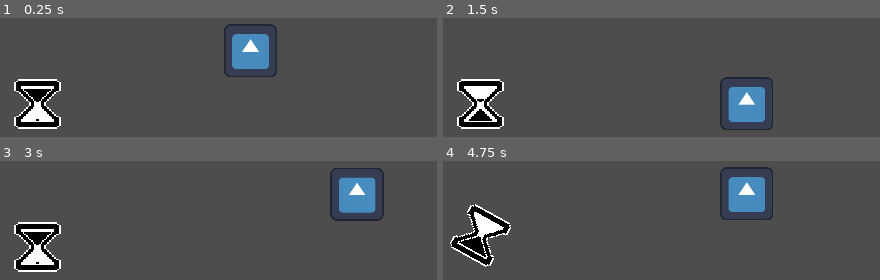
Above: before the commit, frames 1-4 (two rows, left to right).
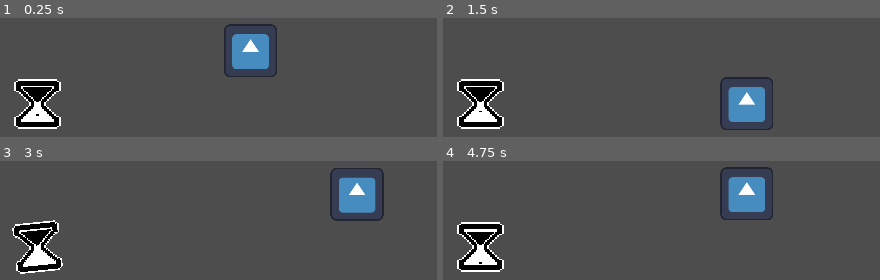
Above: after the commit, the same moments.

Repository: Raisinaut/Micro-Jam-034
Game: Godot game, scene res://Levels/test_level.tscn
The game is run twice, just before and just after one commit, with the same random seed, the same clock (stepped at 60 frames per second) and the same inputs. The engine's default icon, where the game draws it, is replaced by a stand-in: a white triangle on a blue panel in a dark square.
Inputs:
- Up to frame 1 (0.25 s): no input
- Up to frame 2 (1.5 s): tap Enter at 0.5 s; hold D (move_right) 0.53-1.28 s; hold S (move_down) from 1.28 s (still down)
- Up to frame 3 (3 s): release S (move_down) at 2.03 s; hold D (move_right) 2.03-2.78 s; hold W (move_up) from 2.78 s (still down)
- Up to frame 4 (4.75 s): tap Space at 3.5 s; release W (move_up) at 3.53 s; hold A (move_left) from 3.53 s (still down)

The runs differ from the first frame. In frame 1, 0.1% of the frame differs, in the area x 5-12%, y 57-87%; in frame 2, 0.8%; in frame 3, 1.3%; in frame 4, 4.0%, in the area x 1-16%, y 36-94%.

Commit message:
modified depletion rate of hourglass

Diff:
--- a/Godot/defense-game/Autoloads/sync_manager.gd
+++ b/Godot/defense-game/Autoloads/sync_manager.gd
@@ -4,7 +4,7 @@
 
 @onready var timer = $Timer
 
-@export var interval_length = 0.2 # seconds
+@export var interval_length = 1.0 # seconds
 
 
 func _ready() -> void:
--- a/Godot/defense-game/Objects/hourglass.gd
+++ b/Godot/defense-game/Objects/hourglass.gd
@@ -1,4 +1,6 @@
 extends Node2D
+
+@export var progress_curve : Curve
 
 @onready var glass = $Offset/Glass
 @onready var sand_top = $Offset/Glass/SandTop
@@ -6,23 +8,31 @@
 @onready var sand_drip = $Offset/Glass/SandDrip
 @onready var animator = $AnimationPlayer
 
-@onready var frame_count = sand_top.hframes
-
+@onready var sand_frame_count = sand_top.hframes
 var sand_idx = 0 : set = set_sand_idx
+var max_ticks = 10
+var tick_count = 0
 
 
 func _ready() -> void:
-	SyncManager.tick.connect(progress_sand)
+	sand_drip.play("default")
+	SyncManager.tick.connect(_on_tick)
 
-func progress_sand():
-	if sand_idx >= frame_count-1:
+func _on_tick():
+	tick_count += 1
+	var tick_progress = remap(tick_count, 0, max_ticks, 0, 1)
+	var curved_progress = progress_curve.sample(tick_progress)
+	sand_idx = lerp(0, sand_frame_count-1, curved_progress)
+	animator.play("bump")
+	if tick_count >= max_ticks:
 		flip()
-		return
-	sand_idx += 1
+		tick_count = 0
 
 func flip():
+	sand_drip.play("stop")
 	animator.play("flip")
 	await animator.animation_finished
+	sand_drip.play("default")
 	glass.rotation = 0
 	sand_idx = 0
 
--- a/Godot/defense-game/Objects/hourglass.tscn
+++ b/Godot/defense-game/Objects/hourglass.tscn
@@ -1,8 +1,81 @@
-[gd_scene load_steps=9 format=3 uid="uid://b076w8dhkuj4u"]
+[gd_scene load_steps=19 format=3 uid="uid://b076w8dhkuj4u"]
 
 [ext_resource type="Texture2D" uid="uid://bbywsd1fx2n5f" path="res://Textures/Objects/hourglass/hourglass_glass.png" id="1_erilt"]
 [ext_resource type="Script" path="res://Objects/hourglass.gd" id="1_i17mv"]
 [ext_resource type="Texture2D" uid="uid://cslm3btdx7lw4" path="res://Textures/Objects/hourglass/hourglass_sand.png" id="1_x8v8c"]
+
+[sub_resource type="Curve" id="Curve_gfevy"]
+_data = [Vector2(0, 0), 0.0, 0.197314, 0, 0, Vector2(1, 1), 2.1405, 0.0, 0, 0]
+point_count = 2
+
+[sub_resource type="AtlasTexture" id="AtlasTexture_scxj0"]
+atlas = ExtResource("1_x8v8c")
+region = Rect2(0, 64, 32, 32)
+
+[sub_resource type="AtlasTexture" id="AtlasTexture_i3s6y"]
+atlas = ExtResource("1_x8v8c")
+region = Rect2(32, 64, 32, 32)
+
+[sub_resource type="AtlasTexture" id="AtlasTexture_kvgdr"]
+atlas = ExtResource("1_x8v8c")
+region = Rect2(64, 64, 32, 32)
+
+[sub_resource type="AtlasTexture" id="AtlasTexture_prne3"]
+atlas = ExtResource("1_x8v8c")
+region = Rect2(96, 64, 32, 32)
+
+[sub_resource type="AtlasTexture" id="AtlasTexture_suukn"]
+atlas = ExtResource("1_x8v8c")
+region = Rect2(128, 64, 32, 32)
+
+[sub_resource type="AtlasTexture" id="AtlasTexture_emlof"]
+atlas = ExtResource("1_x8v8c")
+region = Rect2(160, 64, 32, 32)
+
+[sub_resource type="AtlasTexture" id="AtlasTexture_80nfp"]
+atlas = ExtResource("1_x8v8c")
+region = Rect2(192, 64, 32, 32)
+
+[sub_resource type="AtlasTexture" id="AtlasTexture_8d3cc"]
+atlas = ExtResource("1_x8v8c")
+region = Rect2(192, 64, 32, 32)
+
+[sub_resource type="SpriteFrames" id="SpriteFrames_3fntn"]
+animations = [{
+"frames": [{
+"duration": 1.0,
+"texture": SubResource("AtlasTexture_scxj0")
+}, {
+"duration": 1.0,
+"texture": SubResource("AtlasTexture_i3s6y")
+}, {
+"duration": 1.0,
+"texture": SubResource("AtlasTexture_kvgdr")
+}, {
+"duration": 1.0,
+"texture": SubResource("AtlasTexture_prne3")
+}, {
+"duration": 1.0,
+"texture": SubResource("AtlasTexture_suukn")
+}, {
+"duration": 1.0,
+"texture": SubResource("AtlasTexture_emlof")
+}, {
+"duration": 1.0,
+"texture": SubResource("AtlasTexture_80nfp")
+}],
+"loop": true,
+"name": &"default",
+"speed": 16.0
+}, {
+"frames": [{
+"duration": 1.0,
+"texture": SubResource("AtlasTexture_8d3cc")
+}],
+"loop": true,
+"name": &"stop",
+"speed": 5.0
+}]
 
 [sub_resource type="Animation" id="Animation_vrw7l"]
 length = 0.001
@@ -51,7 +124,7 @@
 tracks/1/loop_wrap = true
 tracks/1/keys = {
 "handle_modes": PackedInt32Array(0, 0),
-"points": PackedFloat32Array(3, -0.166667, 0.100005, 0.0999999, 0.100901, 3.142, -0.0666666, -0.0148706, 0, 0),
+"points": PackedFloat32Array(-0.1, -0.166667, 0.100005, 0.0999999, 0.100901, 0, -0.0666666, -0.0148706, 0, 0),
 "times": PackedFloat32Array(0, 0.2)
 }
 
@@ -92,7 +165,9 @@
 size = Vector2(32, 32)
 
 [node name="Hourglass" type="Node2D"]
+position = Vector2(245, 166)
 script = ExtResource("1_i17mv")
+progress_curve = SubResource("Curve_gfevy")
 
 [node name="Offset" type="Node2D" parent="."]
 
@@ -113,13 +188,10 @@
 vframes = 3
 frame = 10
 
-[node name="SandDrip" type="Sprite2D" parent="Offset/Glass"]
-visible = false
-texture_filter = 1
-texture = ExtResource("1_x8v8c")
-hframes = 10
-vframes = 3
-frame = 20
+[node name="SandDrip" type="AnimatedSprite2D" parent="Offset/Glass"]
+texture_filter = 1
+sprite_frames = SubResource("SpriteFrames_3fntn")
+frame_progress = 0.716936
 
 [node name="AnimationPlayer" type="AnimationPlayer" parent="."]
 libraries = {
--- a/Godot/defense-game/project.godot
+++ b/Godot/defense-game/project.godot
@@ -24,7 +24,7 @@
 window/size/viewport_width=480
 window/size/viewport_height=320
 window/size/window_width_override=960
-window/size/window_height_override=720
+window/size/window_height_override=640
 window/stretch/mode="canvas_items"
 
 [input]
